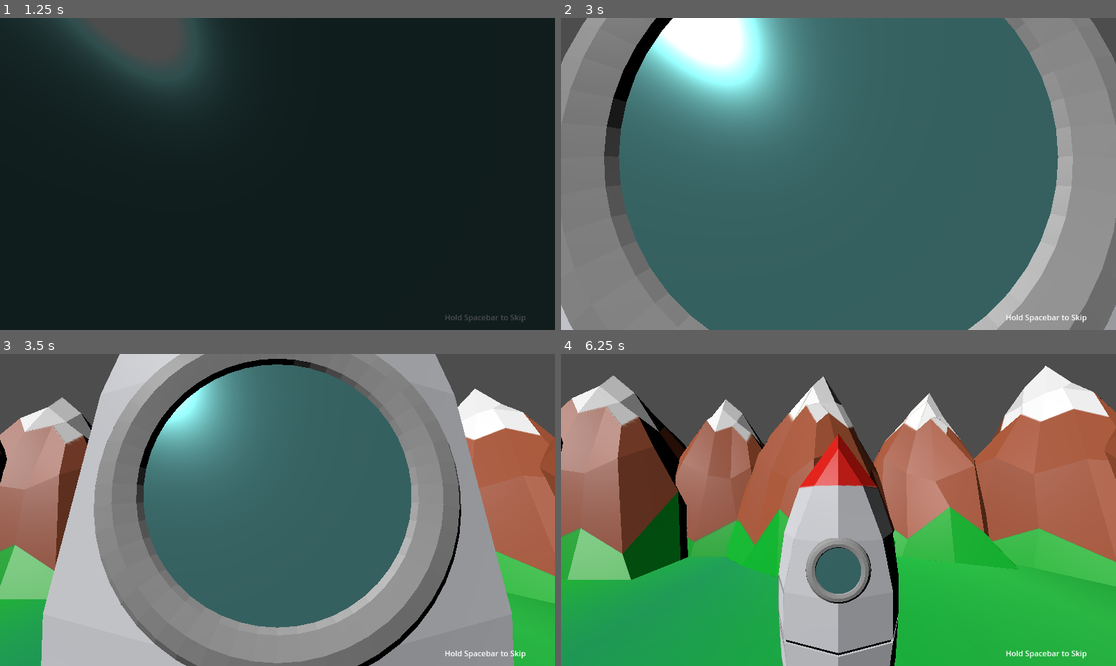
Above: before the commit, frames 1-4 (two rows, left to right).
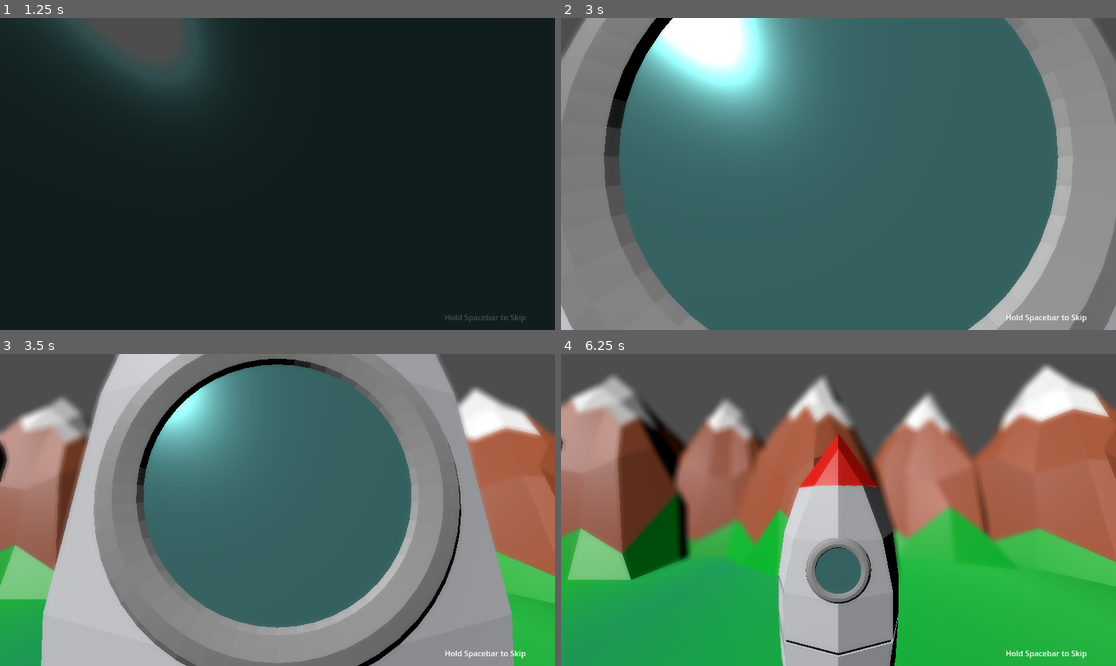
Above: after the commit, the same moments.

Repository: GuiBDBello/avoid-the-void
Game: Godot game, scene res://scenes/main_menu.tscn
Same seed, same stepped clock (60 frames per second), same inputs: the game is played once before the commit and once after it.
Inputs:
- Up to frame 1 (1.25 s): click "Play" at 0.5 s
- Up to frame 2 (3 s): tap Enter (ui_accept) at 1.25, 2 s; hold Right (move_right) 1.28-2.03 s; tap Space (jump) at 1.52, 2.27 s; hold Down (move_down) 2.03-2.78 s; hold Right (move_right) from 2.78 s (still down)
- Up to frame 3 (3.5 s): keep holding Right (move_right)
- Up to frame 4 (6.25 s): release Right (move_right) at 3.53 s; hold Up (move_up) 3.53-4.28 s; tap Space (jump) at 3.77, 4.52, 5.27 s; hold Left (move_left) 4.28-5.78 s; hold Down (move_down) from 5.78 s (still down)

Frame 1 is identical in both runs. In frame 2, less than 0.1% of the frame differs, in the area x 0-100%, y 0-15%; in frame 3, 1.6%; in frame 4, 5.2%, in the area x 0-100%, y 3-71%.

Commit message:
Create blur effect for the background

Diff:
--- a/scenes/blur.tscn
+++ /dev/null
@@ -1,3 +0,0 @@
-[gd_scene format=3 uid="uid://8bsvmpdppcal"]
-
-[node name="Blur" type="Node3D"]
--- a/scenes/game.tscn
+++ b/scenes/game.tscn
@@ -1,11 +1,10 @@
-[gd_scene load_steps=30 format=3 uid="uid://x8lg1hcg1cx8"]
+[gd_scene load_steps=33 format=3 uid="uid://x8lg1hcg1cx8"]
 
 [ext_resource type="PackedScene" uid="uid://cekcd7meexiks" path="res://scenes/player.tscn" id="1_3dw3o"]
 [ext_resource type="Script" path="res://scripts/game.gd" id="1_5box3"]
 [ext_resource type="PackedScene" uid="uid://d1n5x0lv82ux1" path="res://scenes/static_platform.tscn" id="1_75ebt"]
 [ext_resource type="PackedScene" uid="uid://dm4igqobckdf1" path="res://scenes/game_menu.tscn" id="2_3huco"]
 [ext_resource type="PackedScene" uid="uid://bl2pfpk7w2unc" path="res://scenes/game_manager.tscn" id="2_5fbom"]
-[ext_resource type="PackedScene" uid="uid://8bsvmpdppcal" path="res://scenes/blur.tscn" id="2_fgk22"]
 [ext_resource type="Texture2D" uid="uid://b87i3cca5k57a" path="res://assets/ground-texture.png" id="2_vg3g4"]
 [ext_resource type="AudioStream" uid="uid://c3kp6h0wkvdf1" path="res://assets/sfx/game.wav" id="3_blsc5"]
 [ext_resource type="PackedScene" uid="uid://cuwenhk52ciyx" path="res://assets/mountain.glb" id="3_dohn0"]
@@ -16,6 +15,8 @@
 [ext_resource type="PackedScene" uid="uid://oyklb03jgtbm" path="res://scenes/the_void.tscn" id="7_xi33b"]
 [ext_resource type="PackedScene" uid="uid://del6ndj0lnx22" path="res://scenes/falling_platform_sm.tscn" id="8_0n5mt"]
 [ext_resource type="PackedScene" uid="uid://btmlurl47svwv" path="res://scenes/rocketship.tscn" id="10_1b76q"]
+[ext_resource type="Script" path="res://scripts/blur.gd" id="15_v4ydx"]
+[ext_resource type="Shader" path="res://shaders/blur.gdshader" id="15_wh2d0"]
 
 [sub_resource type="Environment" id="Environment_wwvhd"]
 background_mode = 2
@@ -129,6 +130,19 @@
 "cutscene_game_start": SubResource("Animation_ouxo6")
 }
 
+[sub_resource type="QuadMesh" id="QuadMesh_0t557"]
+flip_faces = true
+size = Vector2(2, 2)
+
+[sub_resource type="ShaderMaterial" id="ShaderMaterial_wu75l"]
+render_priority = -1
+shader = ExtResource("15_wh2d0")
+shader_parameter/ray_position = null
+shader_parameter/blur_strength = 6
+shader_parameter/blur_falloff = 0.5
+shader_parameter/blur_near = 0.0
+shader_parameter/blur_far = 250.0
+
 [sub_resource type="StandardMaterial3D" id="StandardMaterial3D_2q4oa"]
 albedo_texture = ExtResource("2_vg3g4")
 
@@ -171,8 +185,12 @@
 transform = Transform3D(1, 0, 0, 0, 0.984807, -0.173648, 0, 0.173648, 0.984807, 0, 205, 10)
 current = true
 
-[node name="Blur" parent="." instance=ExtResource("2_fgk22")]
-transform = Transform3D(20, 0, 0, 0, 200, 0, 0, 0, 1, 0, 100, 0)
+[node name="Blur" type="MeshInstance3D" parent="Cutscene Camera"]
+transform = Transform3D(1, 0, 0, 0, 1, 0, 0, 0, 1, 0, 0, -1)
+layers = 524288
+mesh = SubResource("QuadMesh_0t557")
+surface_material_override/0 = SubResource("ShaderMaterial_wu75l")
+script = ExtResource("15_v4ydx")
 
 [node name="Music" type="Node" parent="."]
 
@@ -434,6 +452,13 @@
 cull_mask = 1048573
 current = true
 size = 30.0
+
+[node name="Blur" type="MeshInstance3D" parent="Player/Main Camera"]
+transform = Transform3D(1, 0, 0, 0, 1, 0, 0, 0, 1, 0, 0, -1)
+layers = 524288
+mesh = SubResource("QuadMesh_0t557")
+surface_material_override/0 = SubResource("ShaderMaterial_wu75l")
+script = ExtResource("15_v4ydx")
 
 [node name="SubViewportContainer" type="SubViewportContainer" parent="Player/Main Camera"]
 anchors_preset = 15
--- /dev/null
+++ b/scripts/blur.gd
@@ -0,0 +1,15 @@
+extends MeshInstance3D
+
+var DOF_LENGTH = 250;
+var COLLISION_MASK = 1;
+
+func _physics_process(_delta):
+	var end = global_position - global_transform.basis.z * DOF_LENGTH
+
+	var rayParams = PhysicsRayQueryParameters3D.create(global_position, end, COLLISION_MASK)
+	var ray = get_world_3d().direct_space_state.intersect_ray(rayParams)
+	if !ray.is_empty():
+		end = ray["position"]
+
+	var sm = get_surface_override_material(0) as ShaderMaterial
+	#sm.set_shader_parameter("ray_position", end)
--- a/shaders/blur.gdshader
+++ b/shaders/blur.gdshader
@@ -1,36 +1,51 @@
 shader_type spatial;
+render_mode unshaded, cull_back;
 
-uniform float blur_amount: hint_range(0.0, 5.0) = 0.0;
+uniform vec3 ray_position;
+uniform int blur_strength: hint_range(1,8) = 3;
+uniform float blur_falloff: hint_range(0.1, 20.0) = 7.0;
+uniform float blur_near: hint_range(0.0, 100.0) = 20.0;
+uniform float blur_far: hint_range(0.0, 250.0) = 200.0;
+uniform sampler2D depth_texture : source_color, hint_depth_texture, filter_linear;
+uniform sampler2D screen_texture : hint_screen_texture, repeat_disable, filter_linear;
 
-uniform sampler2D SCREEN_TEXTURE : hint_screen_texture, filter_linear_mipmap;
+void vertex() {
+	POSITION = vec4(VERTEX, 1.0);
+}
 
-vec4 blur1(vec2 fragCoord, sampler2D tex) {
+// Configurable Box Blur by Nighteyes -> https://godotshaders.com/shader/configurable-box-blur/
+vec3 blur_size(sampler2D tex,vec2 uv, vec2 pixelSize) {
+	vec2 pixel = uv / pixelSize;
+	int x_min = max(int(pixel.x) - blur_strength, 0);
+	int y_min = max(int(pixel.y) - blur_strength, 0);
+	int x_max = min(int(pixel.x) + blur_strength, int(1.0 / pixelSize.x));
+	int y_max = min(int(pixel.y) + blur_strength, int(1.0 / pixelSize.y));
 
-    vec4 color = vec4(0, 0, 0, 0);
-
-    // sum the pixels colors
-    for(float x=-1.0; x <= 1.0; x++) {
-        for(float y = -1.0; y <= 1.0; y++) {
-
-            // get the pixel coordinates at offset (x, y)
-            vec2 coordinate = fragCoord + vec2(x, y);
-
-            // normalize the coordinates (range from 0 to 1)
-            vec2 normalizedCoordinate = coordinate / SCREEN_PIXEL_SIZE.xy;
-
-            // sum the color
-            color += texture(tex, normalizedCoordinate);
-        }
-    }
-
-    // divide the color by the number of colors you sumed up
-    color /= 9.0;
-
-    return color;
+	int count = 0;
+	vec3 color = vec3(0.0);
+	for(int x = x_min; x <= x_max; x++) {
+		for(int y = y_min; y <= y_max; y++) {
+			color += texture(tex, vec2(float(x), float(y)) * pixelSize).rgb;
+			count++;
+		}
+	}
+	return color / float(count);
 }
 
 void fragment() {
+	float dist = distance(CAMERA_POSITION_WORLD, ray_position);
+	float depth = texture(depth_texture, SCREEN_UV).r;
+	depth = depth * 2.0 - 1.0;
+	float z = -PROJECTION_MATRIX[3][2] / (depth + PROJECTION_MATRIX[2][2]);
+	z = z + dist/2.0;
 
-	vec4 color = textureLod(SCREEN_TEXTURE, SCREEN_UV, blur_amount);
-	ALBEDO = color.xyz;
+	// Calculate clear/blur threshold
+	float w = dist/blur_falloff;
+	float dz = dist >= blur_far ? 1.0 : (1.0 - smoothstep(0.001, w, -(z + w)));
+	dz *= dist <= blur_near ? 1.0 : smoothstep(0.001, w, -(z - w));
+
+	vec3 screen = texture(screen_texture, SCREEN_UV).rgb;
+	vec3 blur = blur_size(screen_texture, SCREEN_UV, 1.0/VIEWPORT_SIZE);
+
+	ALBEDO = mix(blur, screen, dz);
 }
